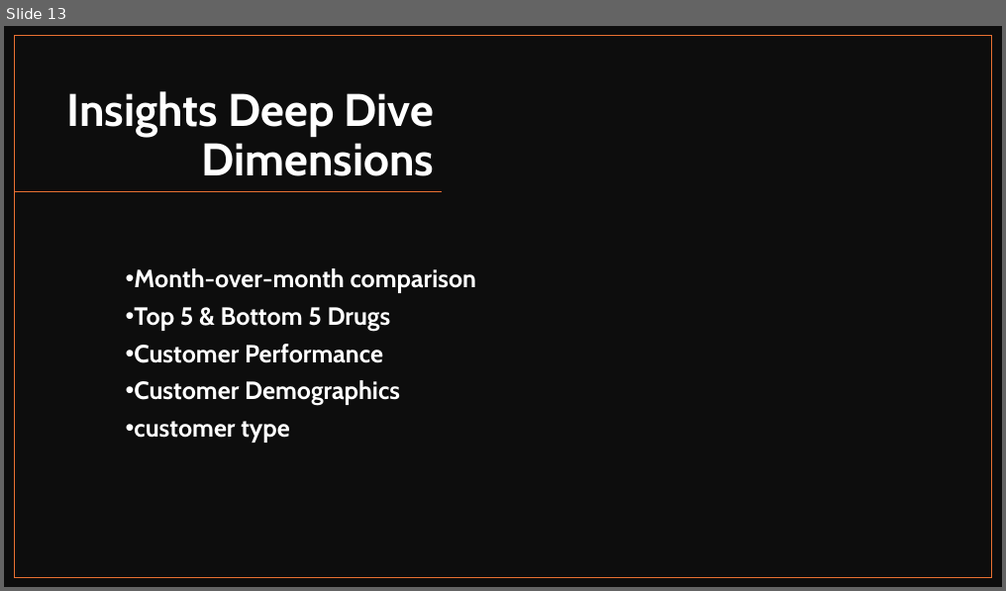
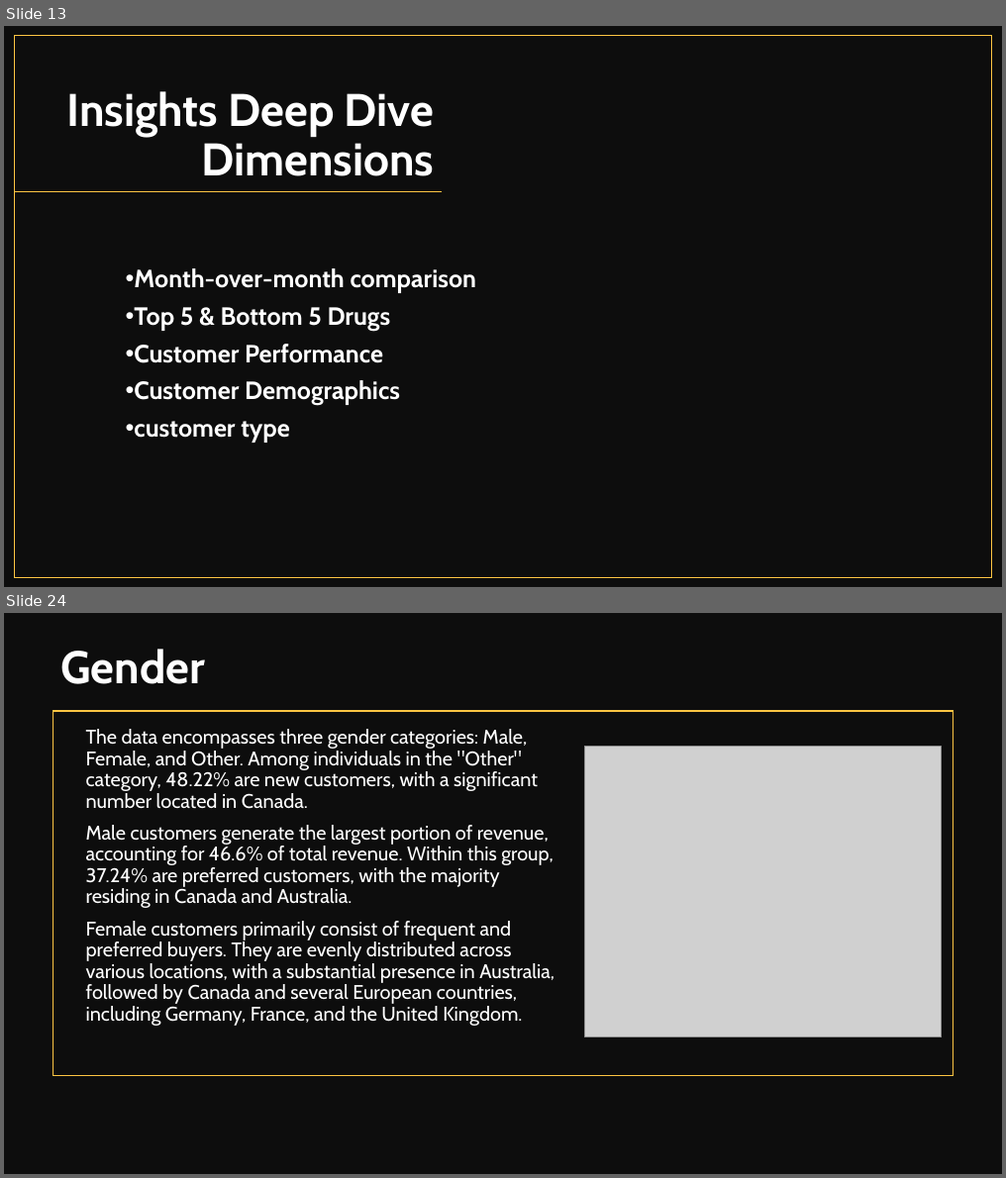
Before and after one commit to cephard/NovaMed-Solutions, a slide deck: NovaMed Solutions Presentation.pptx. Shown one above the other, each under a label of ours: slide 13 before the commit, slides 13 and 24 after it; the slides between them are not shown. The pictures are 1006x591 and 1006x1178 pixels, drawn with LibreOffice and Linux fonts; fonts in the diff are those of the drawing; grey boxes stand for pictures. Boxes give left, top, right and bottom in pixels: in the first picture for what was removed or moved away, otherwise in the second. Text is boxed around its words. In the diff, an @@ line names an element or a change of style, - is before the commit and + after.

```diff
--- a/NovaMed Solutions Presentation.pptx
+++ b/NovaMed Solutions Presentation.pptx
@@ slide 24 added at (4, 613, 1002, 1174), background #FFFFFF @@
@@ rectangle added at (4, 613, 1002, 1174), fill #0D0D0D @@
@@ title added at (60, 649, 205, 684), 44 pt, text #FFFFFF, bold @@
+Gender
@@ rectangle added at (54, 711, 953, 1076), outline #FDC543 1 pt @@
@@ subtitle added at (86, 729, 554, 1026), 19 pt, text #FFFFFF @@
+The data encompasses three gender categories: Male, Female, and Other. Among individuals in the "Other" category, 48.22% are new customers, with a significant number located in Canada.
+Male customers generate the largest portion of revenue, accounting for 46.6% of total revenue. Within this group, 37.24% are preferred customers, with the majority residing in Canada and Australia.
+Female customers primarily consist of frequent and preferred buyers. They are evenly distributed across various locations, with a substantial presence in Australia, followed by Canada and several European countries, including Germany, France, and the United Kingdom.
@@ picture added at (585, 747, 942, 1038) @@
@@ slide 13 changed as well @@
@@ background #FFFFFF to #FDC543 @@
@@ rectangle at (15, 36, 992, 578): outline #E97132 1 pt to #FDC543 1 pt @@
@@ line (442, 192) - (15, 192): stroke #E97132 1 pt to #FDC543 1 pt @@
```
Also in this commit, not shown: 24 other slides changed, 10 other slides added, 8 slides removed, 3 other files.
